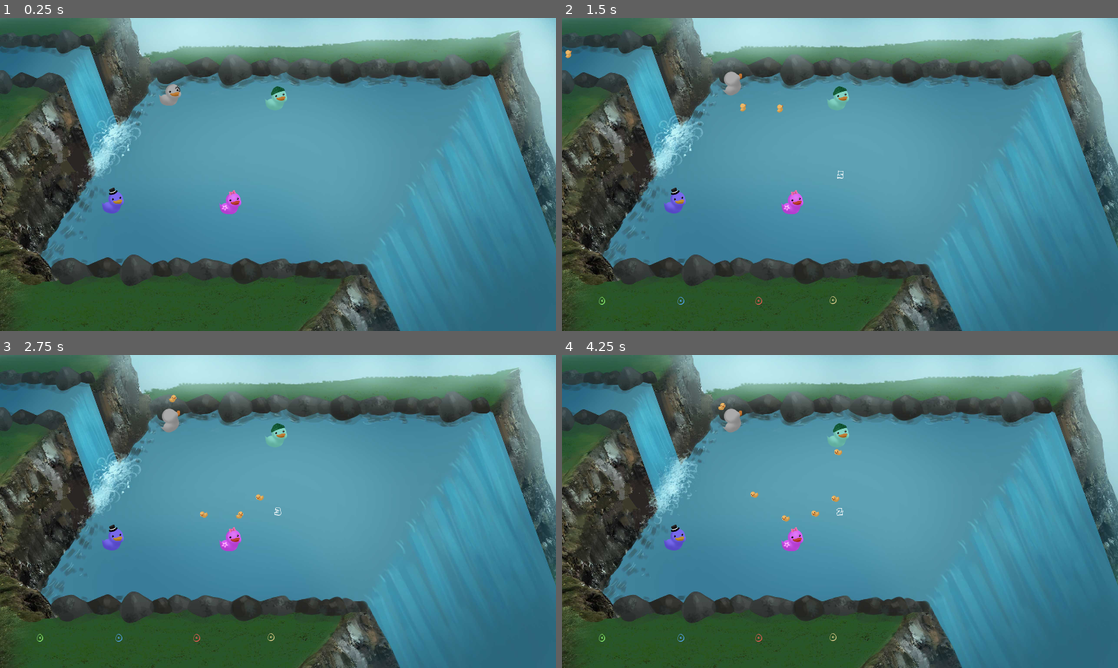
Above: before the commit, frames 1-4 (two rows, left to right).
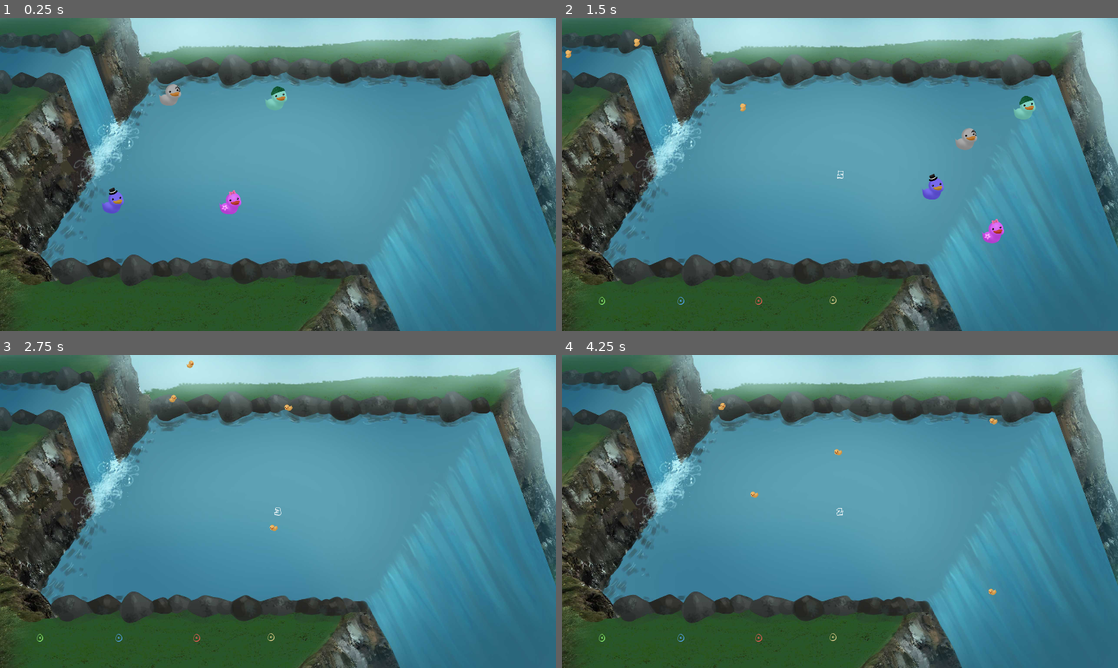
Above: after the commit, the same moments.

Repository: TeamAwesomeTOJam/ducks
Game: Godot game, scene res://Game.tscn
Same seed, same stepped clock (60 frames per second), same inputs: the game is played once before the commit and once after it.
Inputs:
- Up to frame 1 (0.25 s): no input
- Up to frame 2 (1.5 s): tap Enter (p0duck) at 0.5, 0.6, 1.35 s; hold Up (ui_up) 0.53-1.28 s
- Up to frame 3 (2.75 s): hold Up (ui_up) from 2.03 s (still down); tap Enter (p0duck) at 2.1 s
- Up to frame 4 (4.25 s): tap Enter (p0duck) at 2.85, 3.6 s; release Up (ui_up) at 3.53 s

The runs differ from the first frame. In frame 1, 0.8% of the frame differs, in the area x 13-92%, y 17-83%; in frame 2, 2.3%, in the area x 12-92%, y 6-83%; in frame 3, 1.6%; in frame 4, 1.7%.

Commit message:
Added end of game stuff

Diff:
--- a/Duck.gd
+++ b/Duck.gd
@@ -15,7 +15,8 @@
     Playing,
     Scoring,
     MoveToRespawn,
-    Spawning
+    Spawning,
+    PostGame,
 }
 
 func _ready():
@@ -36,6 +37,12 @@
         spawning(delta)
     elif state == STATE.Scoring:
         scoring(delta)
+    elif state == STATE.PostGame:
+        post_game(delta)
+
+
+func _game_ended():
+    state = STATE.PostGame
 
 
 
@@ -78,6 +85,10 @@
     if scoring_timer < 0:
         self.queue_free()
 
+func post_game(delta):
+    var impulse_vector = direction * speed * 10.0
+    apply_impulse(Vector2(), impulse_vector * delta)
+
 ###
 # State Transitions
 ###
--- a/Game.gd
+++ b/Game.gd
@@ -1,4 +1,6 @@
 extends Node
+
+signal game_ended
 
 export (PackedScene) var Player
 export (PackedScene) var Duck
@@ -14,6 +16,7 @@
     idle,
     pre_game,
     game,
+    post_game,
 }
 
 var state = null
@@ -32,7 +35,9 @@
 
 func end_game():
     $HUD.end_game()
-    update_state(STATE.idle)
+    update_state(STATE.post_game)
+
+    emit_signal('game_ended')
 
 
 func update_hud():
@@ -72,6 +77,8 @@
     self.add_child(duck)
     duck.set_owner(self)
 
+    self.connect('game_ended', duck, '_game_ended')
+
 
 func _ready():
     update_state(STATE.idle)
@@ -85,6 +92,9 @@
     if state == STATE.idle && Input.is_action_pressed('ui_up'):
         pre_game()
 
+    if Input.is_action_just_pressed('ui_up'):
+        emit_signal('game_ended')
+
     if Input.is_action_just_pressed('p0duck'):
         spawn_duck()
 
--- a/Game.tscn
+++ b/Game.tscn
@@ -47,7 +47,7 @@
 
 frames = SubResource( 1 )
 animation = "loop"
-frame = 5
+frame = 4
 playing = true
 offset = Vector2( 1280, 720 )
 _sections_unfolded = [ "Z Index" ]
--- a/Player.gd
+++ b/Player.gd
@@ -19,6 +19,7 @@
     Scoring,
     MoveToRespawn,
     Spawning
+    PostGame,
 }
 
 var scoring_timer
@@ -29,14 +30,23 @@
 var screensize
 var DEFAULT_COLLISION_MASK
 var DEFAULT_COLLISION_LAYER
+var direction
+var speed
 
 func _ready():
+    direction = Vector2(1, rand_range(-0.2, 0.2)).normalized()
+    speed = rand_range(450, 750)
     screensize = get_viewport_rect().size
     DEFAULT_COLLISION_LAYER = 1 << PLAYER_NUMBER
     DEFAULT_COLLISION_MASK = 15 ^ DEFAULT_COLLISION_LAYER
     $AnimatedSprite.animation = "p" + str(PLAYER_NUMBER) + "_right"
 
+    get_parent().connect('game_ended', self, '_game_ended')
+
     enter_playing_state()
+
+func _game_ended():
+    state = STATE.PostGame
 
 func get_action(action):
     return "p" + str(PLAYER_NUMBER) + action
@@ -48,6 +58,8 @@
         scoring(delta)
     elif state == STATE.Spawning:
         spawning(delta)
+    elif state == STATE.PostGame:
+        post_game(delta)
 
     z_index = position.y
 
@@ -178,6 +190,10 @@
         self.linear_velocity = Vector2(0,0)
         enter_playing_state()
 
+func post_game(delta):
+    var impulse_vector = direction * speed * 10.0
+    apply_impulse(Vector2(), impulse_vector * delta)
+
 ###
 # State Entry Methods
 ###
